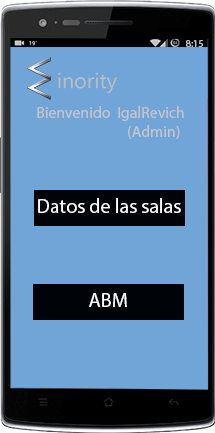
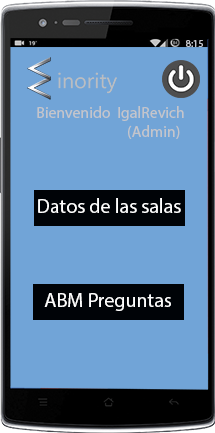
Two versions of the same layered image (w=215, h=433). Layer-by-layer changes:
added layer "Log out" in group "ABM" over (162, 60, 200, 98)
renamed "ABM" to "ABM Preguntas", painted on it over (44, 293, 171, 311)
